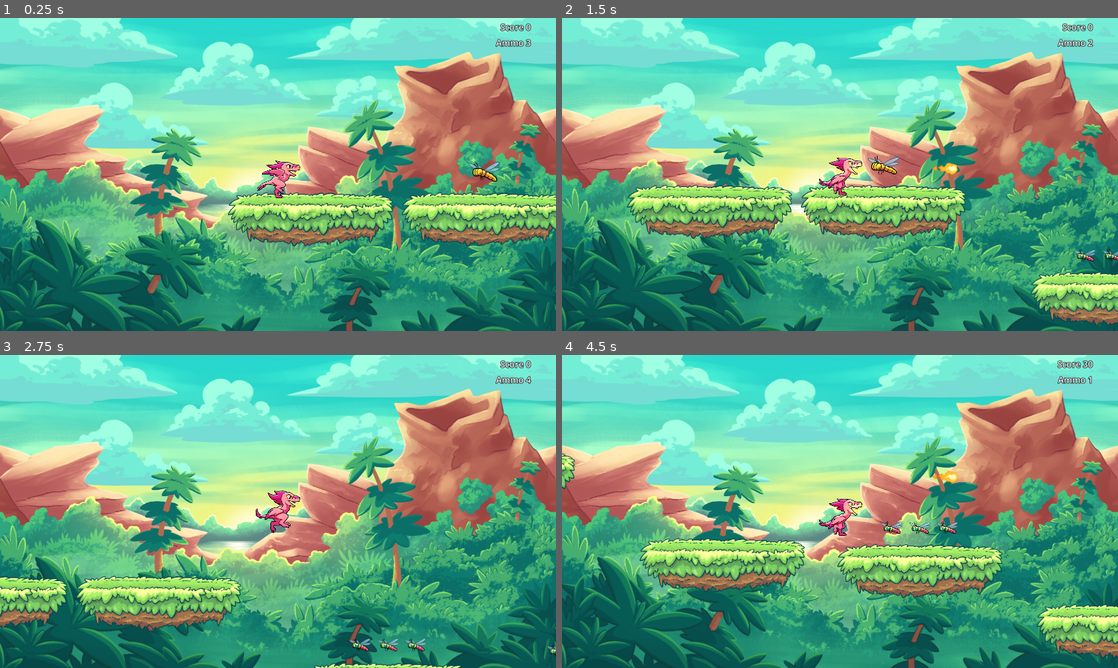
Above: before the commit, frames 1-4 (two rows, left to right).
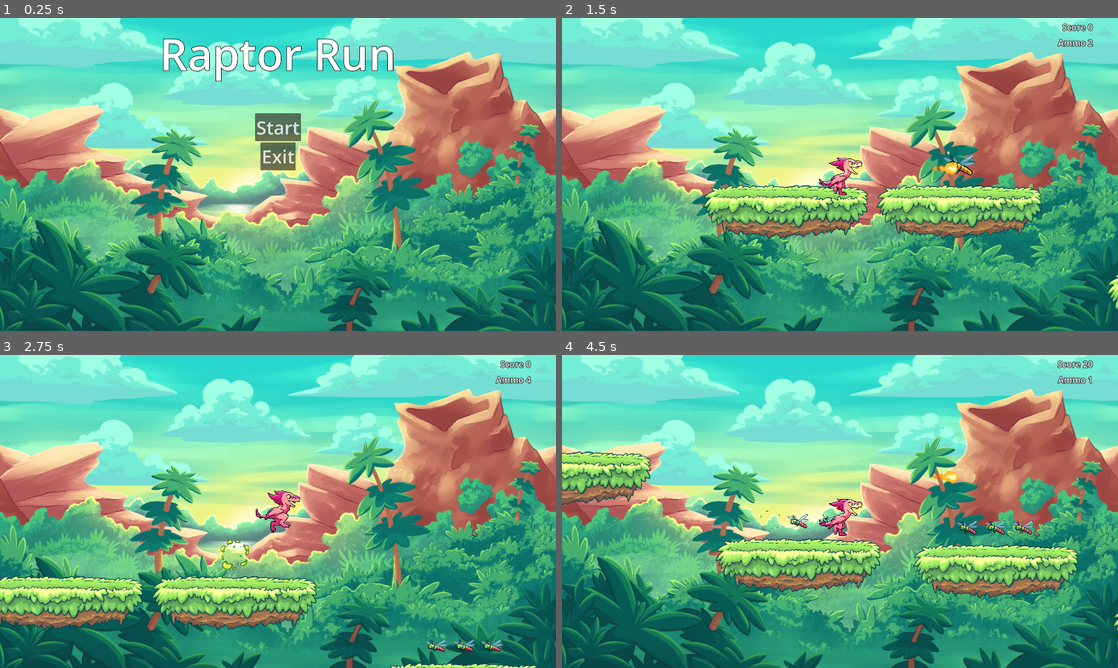
Above: after the commit, the same moments.

Repository: gnendraaw/raptor-run
Game: Godot game, scene res://scenes/main.tscn
Same seed, same stepped clock (60 frames per second), same inputs: the game is played once before the commit and once after it. Before the commit the project starts from res://scenes/World.tscn.
Inputs (mouse positions are in pixels of both pictures, inside the frame that each line leads up to):
- Up to frame 1 (0.25 s): no input
- Up to frame 2 (1.5 s): click (840, 127) at 0.5 s, where only the run after the commit has a clickable "Start"; hold Ctrl (fire) from 1.28 s (still down)
- Up to frame 3 (2.75 s): tap Space (jump) at 1.52, 2.27 s; release Ctrl (fire) at 2.03 s; tap Ctrl (fire) at 2.1 s
- Up to frame 4 (4.5 s): hold Ctrl (fire) 2.78-3.53 s; tap Ctrl (fire) at 3.6 s; tap Space (jump) at 3.77 s; hold Ctrl (fire) from 4.28 s (still down)

The runs differ from the first frame. In frame 1, 12% of the frame differs, in the area x 29-100%, y 1-74%; in frame 2, 12%; in frame 3, 7.8%; in frame 4, 15%, in the area x 0-100%, y 1-97%.

Commit message:
add main menu & background music

Diff:
--- a/project.godot
+++ b/project.godot
@@ -11,9 +11,13 @@
 [application]
 
 config/name="Raptor Run"
-run/main_scene="res://scenes/World.tscn"
+run/main_scene="res://scenes/main.tscn"
 config/features=PackedStringArray("4.1", "Forward Plus")
 config/icon="res://icon.svg"
+
+[autoload]
+
+BackgroundMusic="*res://scenes/background_music.tscn"
 
 [display]
 
--- /dev/null
+++ b/scenes/background_music.tscn
@@ -0,0 +1,9 @@
+[gd_scene load_steps=2 format=3 uid="uid://dmnvvh6jmuasa"]
+
+[ext_resource type="AudioStream" uid="uid://cni5eyia32oqr" path="res://assets/sounds/background_music.mp3" id="1_crw33"]
+
+[node name="BackgroundMusic" type="Node"]
+
+[node name="AudioStreamPlayer" type="AudioStreamPlayer" parent="."]
+stream = ExtResource("1_crw33")
+autoplay = true
--- /dev/null
+++ b/scenes/main.tscn
@@ -0,0 +1,63 @@
+[gd_scene load_steps=3 format=3 uid="uid://ceu0gw13fk6xj"]
+
+[ext_resource type="Texture2D" uid="uid://btxvyijd7u0ch" path="res://assets/sprites/Background/background_static.png" id="1_uw5yy"]
+[ext_resource type="Script" path="res://scripts/main.gd" id="2_msiv0"]
+
+[node name="Main" type="Node"]
+
+[node name="BackgroundStatic" type="Sprite2D" parent="."]
+position = Vector2(960, 540)
+scale = Vector2(1.5, 1.5)
+texture = ExtResource("1_uw5yy")
+
+[node name="UI" type="Control" parent="."]
+layout_mode = 3
+anchors_preset = 15
+anchor_right = 1.0
+anchor_bottom = 1.0
+grow_horizontal = 2
+grow_vertical = 2
+
+[node name="MarginContainer" type="MarginContainer" parent="UI"]
+layout_mode = 1
+anchors_preset = 15
+anchor_right = 1.0
+anchor_bottom = 1.0
+grow_horizontal = 2
+grow_vertical = 2
+theme_override_constants/margin_left = 20
+theme_override_constants/margin_top = 20
+theme_override_constants/margin_right = 20
+theme_override_constants/margin_bottom = 20
+
+[node name="VBoxContainer" type="VBoxContainer" parent="UI/MarginContainer"]
+layout_mode = 2
+
+[node name="GameTitle" type="Label" parent="UI/MarginContainer/VBoxContainer"]
+layout_mode = 2
+theme_override_colors/font_outline_color = Color(0, 0, 0, 1)
+theme_override_constants/outline_size = 7
+theme_override_font_sizes/font_size = 150
+text = "Raptor Run"
+horizontal_alignment = 1
+
+[node name="MarginContainer" type="MarginContainer" parent="UI/MarginContainer/VBoxContainer"]
+layout_mode = 2
+size_flags_vertical = 3
+theme_override_constants/margin_top = 100
+
+[node name="VBoxContainer" type="VBoxContainer" parent="UI/MarginContainer/VBoxContainer/MarginContainer"]
+layout_mode = 2
+script = ExtResource("2_msiv0")
+
+[node name="StartButton" type="Button" parent="UI/MarginContainer/VBoxContainer/MarginContainer/VBoxContainer"]
+layout_mode = 2
+size_flags_horizontal = 4
+theme_override_font_sizes/font_size = 64
+text = "Start"
+
+[node name="ExitButton" type="Button" parent="UI/MarginContainer/VBoxContainer/MarginContainer/VBoxContainer"]
+layout_mode = 2
+size_flags_horizontal = 4
+theme_override_font_sizes/font_size = 64
+text = "Exit"
--- /dev/null
+++ b/scripts/main.gd
@@ -0,0 +1,20 @@
+extends VBoxContainer
+
+@onready var start_button = $StartButton
+@onready var exit_button = $ExitButton
+
+
+# Called when the node enters the scene tree for the first time.
+func _ready():
+	start_button.pressed.connect(_on_start_button_pressed)
+	exit_button.pressed.connect(_on_exit_button_pressed)
+
+func _on_start_button_pressed():
+	get_tree().change_scene_to_file("res://scenes/World.tscn")
+
+func _on_exit_button_pressed():
+	get_tree().quit()
+
+# Called every frame. 'delta' is the elapsed time since the previous frame.
+func _process(delta):
+	pass
